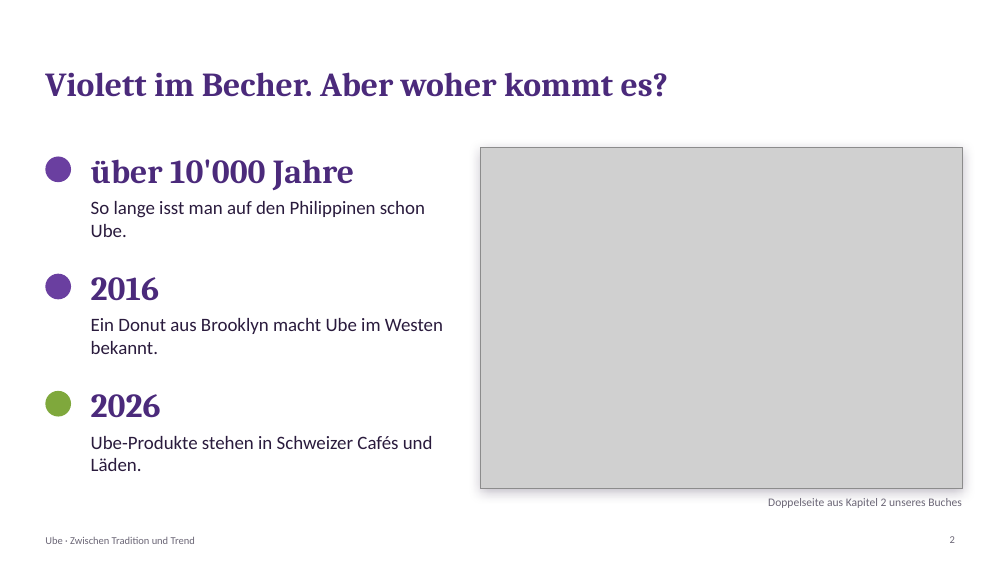
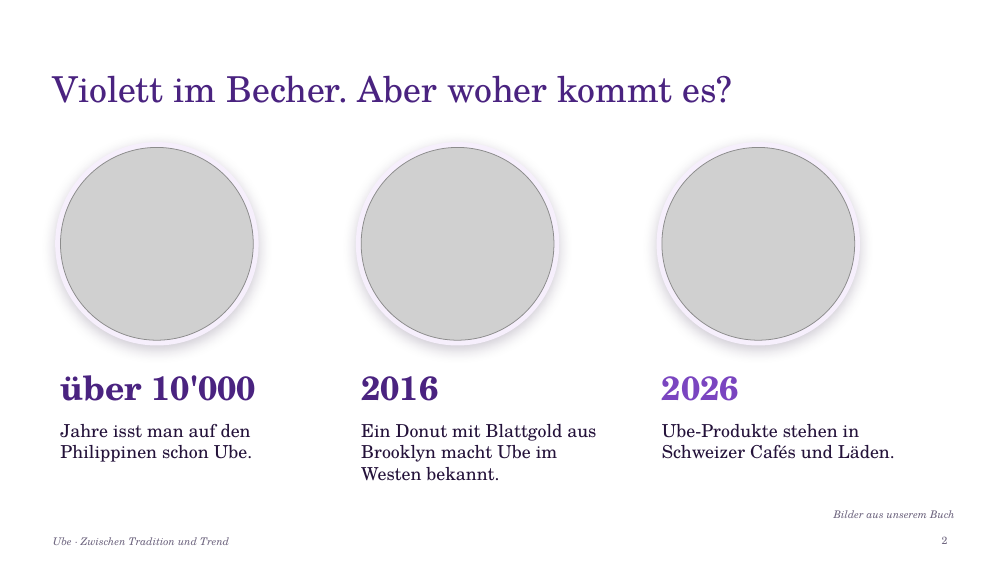
Before and after one commit to aezripeglow-collab/Ube-Sachbuch-Maturaarbeit, a slide deck: slide 2 of Ube Sachbuch Maturaarbeit/08 Präsentation/Ube_Maturapraesentation.pptx. Drawn at 1008x567 pixels with LibreOffice and Linux fonts; fonts in the diff are those of the drawing; grey boxes stand for pictures. Boxes give left, top, right and bottom in pixels: in the first picture for what was removed or moved away, otherwise in the second. Text is boxed around its words. In the diff, an @@ line names an element or a change of style, - is before the commit and + after.

```diff
--- a/Ube Sachbuch Maturaarbeit/08 Präsentation/Ube_Maturapraesentation.pptx
+++ b/Ube Sachbuch Maturaarbeit/08 Präsentation/Ube_Maturapraesentation.pptx
@@ title "Violett im Becher. Aber woher ...": place and size @@
-title "Violett im Becher. Aber woher ..." at box(45, 72, 668, 97)
+title "Violett im Becher. Aber woher ..." at box(53, 75, 733, 103)
@@ title "Violett im Becher. Aber woher ..." at box(53, 75, 733, 103): size 32 to 34 pt, font Cambria to TeX Gyre Schola, text colour #4B2A7B to #4A2380, bold off @@
@@ ellipse: place and size @@
-ellipse at box(45, 157, 71, 182)
+ellipse at box(55, 142, 259, 346)
@@ ellipse at box(55, 142, 259, 346): fill #6A3FA0 to #F6EFFC; shadow on @@
@@ picture added at box(60, 147, 253, 340) @@
@@ ellipse added at box(356, 142, 560, 346), fill #F6EFFC @@
@@ picture added at box(361, 147, 554, 340) @@
@@ rectangle removed at box(480, 147, 963, 488) @@
@@ picture removed at box(480, 147, 963, 488) @@
@@ ellipse added at box(657, 142, 861, 346), fill #F6EFFC @@
@@ picture added at box(662, 147, 855, 340) @@
@@ ellipse removed at box(45, 274, 71, 299) @@
@@ text "2016": place and size @@
-text "2016" at box(91, 277, 159, 301)
+text "2016" at box(361, 376, 438, 401)
@@ text "2016" at box(361, 376, 438, 401): font Cambria to TeX Gyre Schola, text colour #4B2A7B to #4A2380 @@
@@ text "2026": place and size @@
-text "2026" at box(91, 394, 161, 418)
+text "2026" at box(662, 376, 739, 401)
@@ text "2026" at box(662, 376, 739, 401): font Cambria to TeX Gyre Schola, text colour #4B2A7B to #7A45C0 @@
@@ text at box(60, 375, 257, 401): text changed; font Cambria to TeX Gyre Schola; text colour #4B2A7B to #4A2380 @@
-über 10'000 Jahre
+über 10'000
@@ ellipse removed at box(45, 391, 71, 417) @@
@@ text at box(60, 424, 252, 462): text changed; size 18 to 17 pt; font Calibri to TeX Gyre Schola; text colour #2A1B3D to #24123A @@
-So lange isst man auf den Philippinen schon Ube.
+Jahre isst man auf den Philippinen schon Ube.
@@ text at box(361, 424, 596, 481): text changed; size 18 to 17 pt; font Calibri to TeX Gyre Schola; text colour #2A1B3D to #24123A @@
-Ein Donut aus Brooklyn macht Ube im Westen bekannt.
+Ein Donut mit Blattgold aus Brooklyn macht Ube im Westen bekannt.
@@ text "Ube-Produkte stehen in Schweizer Cafés ...": place and size @@
-text "Ube-Produkte stehen in Schweizer Cafés ..." at box(91, 436, 433, 471)
+text "Ube-Produkte stehen in Schweizer Cafés ..." at box(662, 424, 895, 459)
@@ text "Ube-Produkte stehen in Schweizer Cafés ..." at box(662, 424, 895, 459): size 18 to 17 pt, font Calibri to TeX Gyre Schola, text colour #2A1B3D to #24123A @@
@@ text removed at box(768, 498, 962, 508) @@
-Doppelseite aus Kapitel 2 unseres Buches
@@ text "Ube · Zwischen Tradition und ...": place and size @@
-text "Ube · Zwischen Tradition und ..." at box(45, 537, 195, 544)
+text "Ube · Zwischen Tradition und ..." at box(53, 537, 229, 545)
@@ text "Ube · Zwischen Tradition und ..." at box(53, 537, 229, 545): font Calibri to TeX Gyre Schola, text colour #6B6676 to #6F6680, italic on @@
@@ text added at box(834, 510, 955, 518), 10 pt, text #6F6680, italic @@
+Bilder aus unserem Buch
@@ page number: place and size @@
-page number at box(950, 536, 955, 543)
+page number at box(942, 536, 948, 544)
@@ page number at box(942, 536, 948, 544): font Calibri to TeX Gyre Schola, text colour #6B6676 to #6F6680 @@
```
Also in this commit, not shown: 18 other slides changed, 2 other files.
